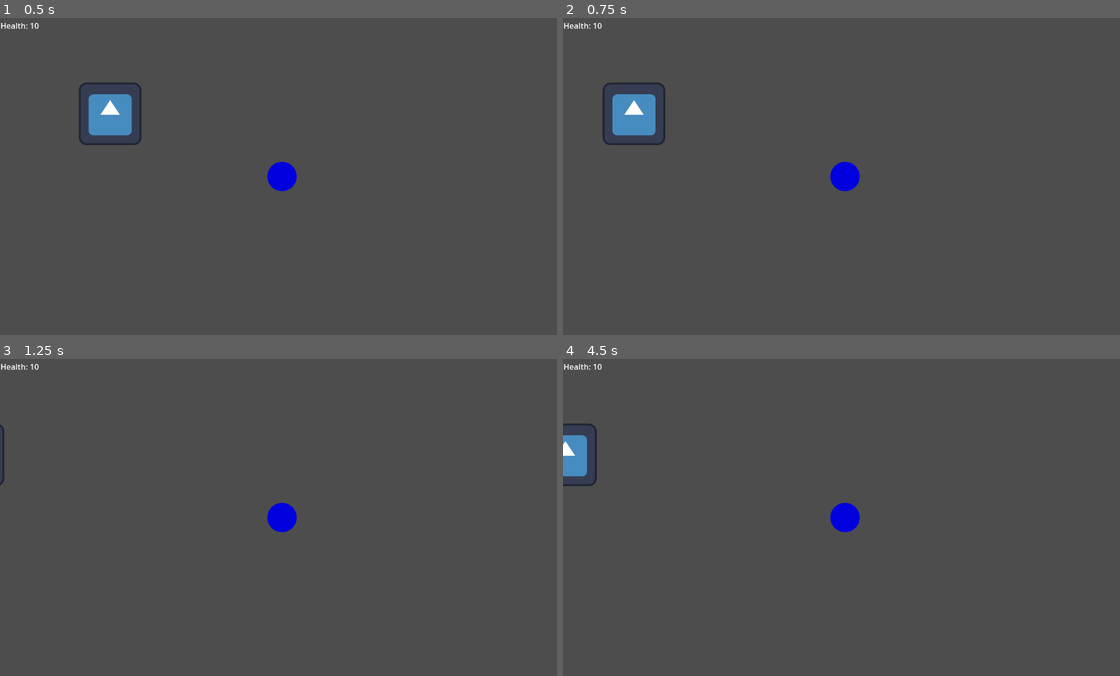
Above: before the commit, frames 1-4 (two rows, left to right).
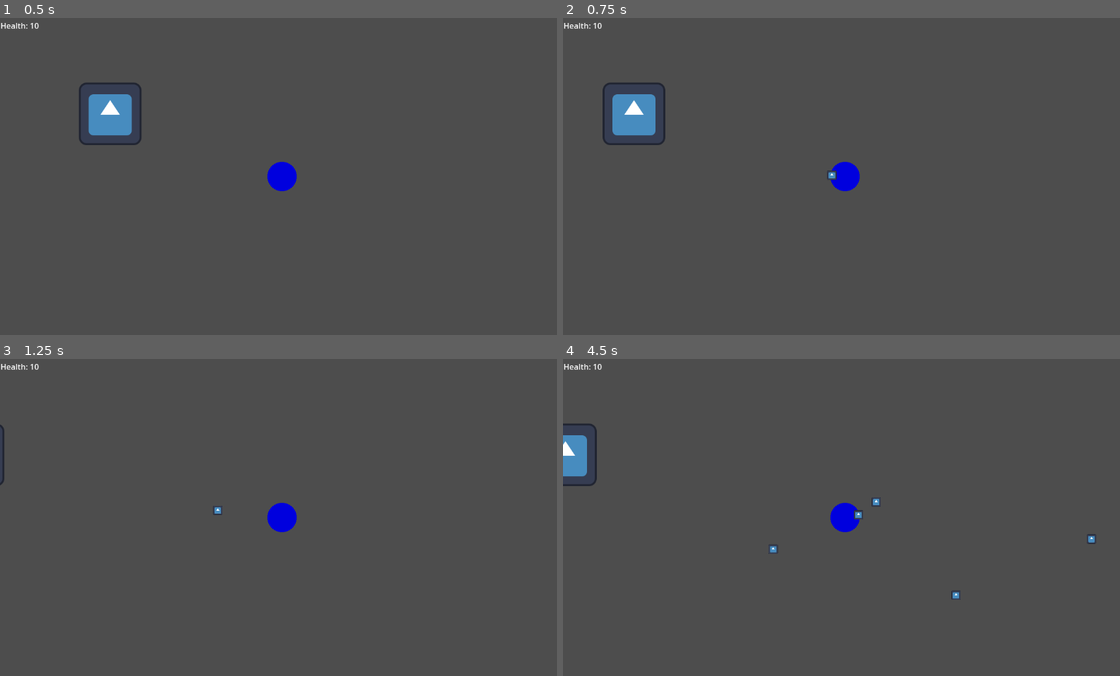
Above: after the commit, the same moments.

Repository: RieBi/pirate-jam-game
Game: Godot game, scene res://scenes/level/world.tscn
Two runs of this game, one before a commit and one after it. Both use one fixed random seed, a clock stepped at 60 frames per second and the inputs below. The engine's default icon, where the game draws it, is replaced by a stand-in: a white triangle on a blue panel in a dark square.
Inputs (mouse positions are in pixels of both pictures, inside the frame that each line leads up to):
- Up to frame 1 (0.5 s): no input
- Up to frame 2 (0.75 s): tap Enter at 0.5 s; move the mouse to (969, 160) at 0.52 s; hold D (move_right) from 0.53 s (still down); click (969, 160) at 0.6 s
- Up to frame 3 (1.25 s): keep holding D (move_right)
- Up to frame 4 (4.5 s): move the mouse to (730, 533) at 1.27 s; release D (move_right) at 1.28 s; hold S (move_down) 1.28-2.03 s; click (730, 533) at 1.35 s; move the mouse to (902, 447) at 2.02 s; hold D (move_right) 2.03-2.78 s; click (902, 447) at 2.1 s; move the mouse to (819, 580) at 2.77 s; hold W (move_up) 2.78-3.53 s; click (819, 580) at 2.85 s; move the mouse to (1014, 565) at 3.52 s; hold A (move_left) from 3.53 s (still down); click (1014, 565) at 3.6 s; move the mouse to (674, 469) at 4.27 s; click (674, 469) at 4.35 s

Frame 1 is identical in both runs. In frame 2, less than 0.1% of the frame differs, in the area x 47-50%, y 48-52%; in frame 3, less than 0.1%; in frame 4, 0.2%, in the area x 36-96%, y 43-76%.

Commit message:
Add basic shooting mechanic

Diff:
--- a/project.godot
+++ b/project.godot
@@ -41,6 +41,15 @@
 , Object(InputEventKey,"resource_local_to_scene":false,"resource_name":"","device":-1,"window_id":0,"alt_pressed":false,"shift_pressed":false,"ctrl_pressed":false,"meta_pressed":false,"pressed":false,"keycode":0,"physical_keycode":4194321,"key_label":0,"unicode":0,"echo":false,"script":null)
 ]
 }
+shoot={
+"deadzone": 0.5,
+"events": [Object(InputEventMouseButton,"resource_local_to_scene":false,"resource_name":"","device":-1,"window_id":0,"alt_pressed":false,"shift_pressed":false,"ctrl_pressed":false,"meta_pressed":false,"button_mask":1,"position":Vector2(125, 18),"global_position":Vector2(128, 50),"factor":1.0,"button_index":1,"canceled":false,"pressed":true,"double_click":false,"script":null)
+]
+}
+
+[physics]
+
+2d/default_gravity=0.0
 
 [rendering]
 
--- /dev/null
+++ b/scenes/components/component_player_shoot.gd
@@ -0,0 +1,16 @@
+extends Node
+class_name ComponentPlayerShoot
+
+@export var player: CharacterBody2D
+
+func _process(delta: float) -> void:
+	if Input.is_action_just_pressed("shoot"):
+		var projectile = preload("res://scenes/projectile/projectile.tscn").instantiate()
+		projectile.position = player.global_position
+
+		var mouse_pos = player.get_global_mouse_position()
+		var proj_velocity = player.global_position.direction_to(mouse_pos)
+		projectile.linear_velocity = proj_velocity * projectile.speed
+		projectile.target_position = mouse_pos
+
+		get_tree().root.add_child(projectile)
--- /dev/null
+++ b/scenes/components/component_player_shoot.tscn
@@ -0,0 +1,6 @@
+[gd_scene load_steps=2 format=3 uid="uid://bvxub0jmvbuwn"]
+
+[ext_resource type="Script" path="res://scenes/components/component_player_shoot.gd" id="1_mjfxe"]
+
+[node name="ComponentPlayerShoot" type="Node"]
+script = ExtResource("1_mjfxe")
--- a/scenes/player/player.tscn
+++ b/scenes/player/player.tscn
@@ -1,8 +1,9 @@
-[gd_scene load_steps=5 format=3 uid="uid://b71f46hh3k131"]
+[gd_scene load_steps=6 format=3 uid="uid://b71f46hh3k131"]
 
 [ext_resource type="PackedScene" uid="uid://dog23wb6j5pyh" path="res://scenes/components_drawing/component_draw_circle.tscn" id="1_gmpdr"]
 [ext_resource type="PackedScene" uid="uid://cqb2beooeomak" path="res://scenes/components/component_player_movement.tscn" id="2_qv6gq"]
 [ext_resource type="PackedScene" uid="uid://ddp3l6as14cjw" path="res://scenes/components/component_player_health.tscn" id="3_vtdfu"]
+[ext_resource type="PackedScene" uid="uid://bvxub0jmvbuwn" path="res://scenes/components/component_player_shoot.tscn" id="4_vgb1n"]
 
 [sub_resource type="CircleShape2D" id="CircleShape2D_5cx2a"]
 radius = 30.0
@@ -28,3 +29,6 @@
 
 [node name="ComponentPlayerHealth" parent="UI" instance=ExtResource("3_vtdfu")]
 position = Vector2(2, 3)
+
+[node name="ComponentPlayerShoot" parent="." node_paths=PackedStringArray("player") instance=ExtResource("4_vgb1n")]
+player = NodePath("..")
--- /dev/null
+++ b/scenes/projectile/projectile.gd
@@ -0,0 +1,9 @@
+extends RigidBody2D
+
+var speed: int = 200
+var target_position: Vector2 = Vector2.ZERO
+
+func _integrate_forces(state: PhysicsDirectBodyState2D) -> void:
+	const MARGIN_DISTANCE := 5
+	if position.distance_to(target_position) <= MARGIN_DISTANCE:
+		state.linear_velocity = Vector2.ZERO
--- /dev/null
+++ b/scenes/projectile/projectile.tscn
@@ -0,0 +1,18 @@
+[gd_scene load_steps=4 format=3 uid="uid://cfywr3ltx3wri"]
+
+[ext_resource type="Texture2D" uid="uid://diph2usa868ki" path="res://icon.svg" id="1_8mlw4"]
+[ext_resource type="Script" path="res://scenes/projectile/projectile.gd" id="1_ijfho"]
+
+[sub_resource type="RectangleShape2D" id="RectangleShape2D_avypy"]
+
+[node name="Projectile" type="RigidBody2D"]
+collision_layer = 0
+collision_mask = 0
+script = ExtResource("1_ijfho")
+
+[node name="Sprite2D" type="Sprite2D" parent="."]
+scale = Vector2(0.15, 0.15)
+texture = ExtResource("1_8mlw4")
+
+[node name="CollisionShape2D" type="CollisionShape2D" parent="."]
+shape = SubResource("RectangleShape2D_avypy")
